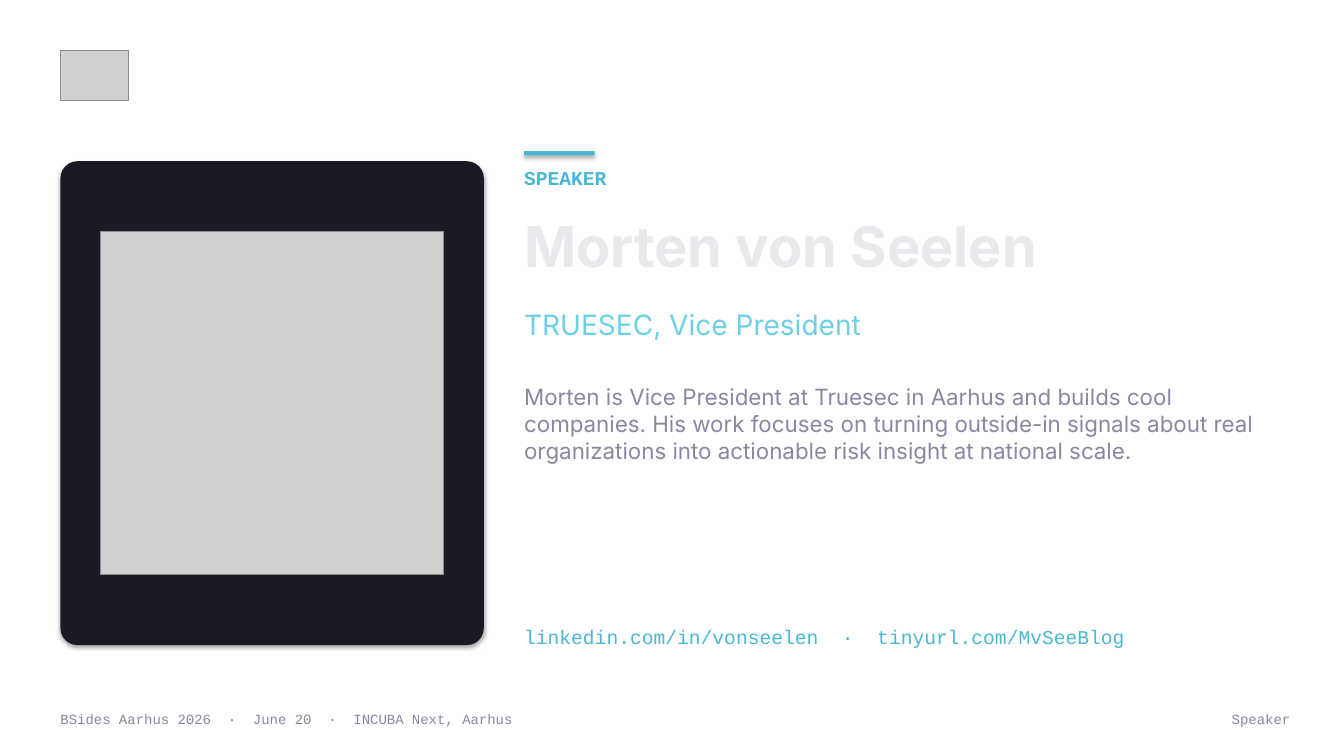
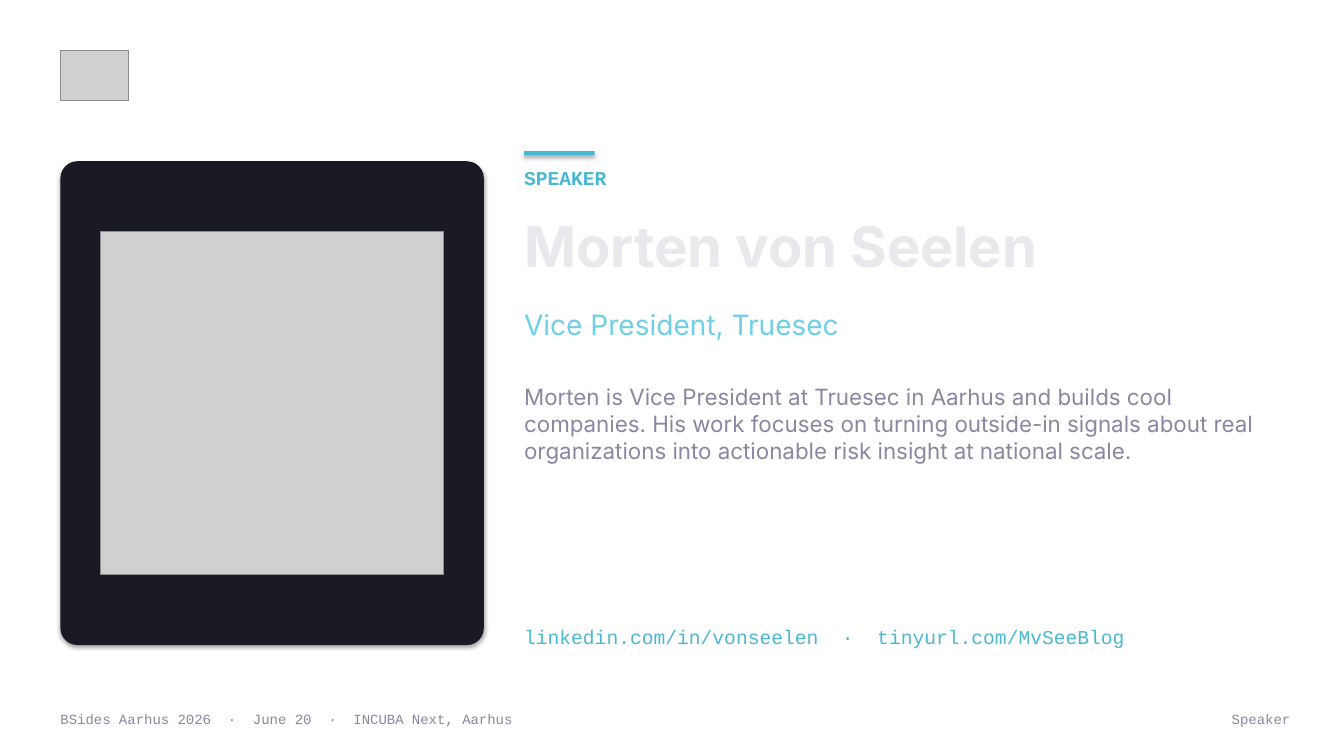
Before and after one commit to BSides-Aarhus/Website-2026, a slide deck: slide 11 of Plans/template-output/bsides-aarhus-2026-template.pptx. Drawn at 1344x756 pixels with LibreOffice and Linux fonts; fonts in the diff are those of the drawing; grey boxes stand for pictures; background and template pictures are left out. Boxes give left, top, right and bottom in pixels: in the first picture for what was removed or moved away, otherwise in the second. Text is boxed around its words. In the diff, an @@ line names an element or a change of style, - is before the commit and + after.

```diff
--- a/Plans/template-output/bsides-aarhus-2026-template.pptx
+++ b/Plans/template-output/bsides-aarhus-2026-template.pptx
@@ text at (x1=524, y1=314, x2=839, y2=340): text changed @@
-TRUESEC, Vice President
+Vice President, Truesec
```
Also in this commit, not shown: 8 other slides changed, 12 other files.
